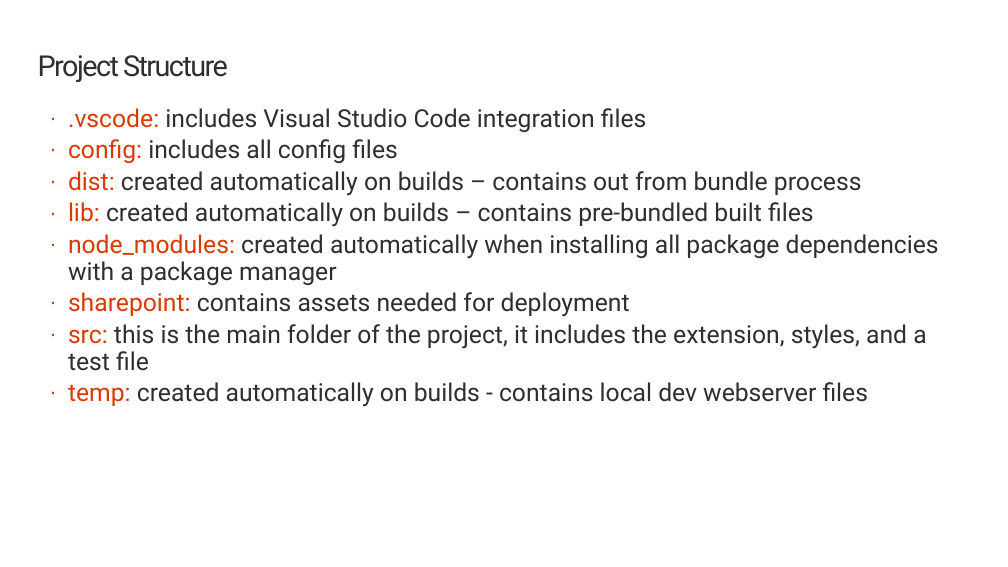
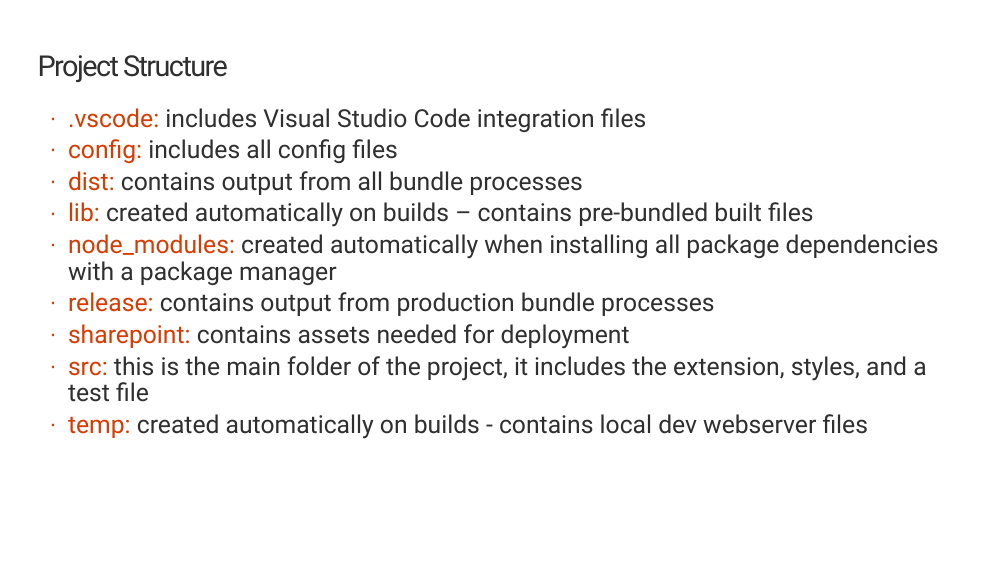
Before and after one commit to SharePoint/sp-dev-training-spfx-extensions, a slide deck: slide 7 of 01 into+appcustomizer.pptx. Drawn at 1008x567 pixels with LibreOffice and Linux fonts; fonts in the diff are those of the drawing; background and template pictures are left out. Boxes give left, top, right and bottom in pixels: in the first picture for what was removed or moved away, otherwise in the second. Text is boxed around its words. In the diff, an @@ line names an element or a change of style, - is before the commit and + after.

```diff
--- a/01 into+appcustomizer.pptx
+++ b/01 into+appcustomizer.pptx
@@ text at (68,171,582,195): text changed @@
-· dist: created automatically on builds – contains out from bundle process
+· dist: contains output from all bundle processes
@@ text at (68,292,714,316): paragraph added @@
+· release: contains output from production bundle processes
```
Also in this commit, not shown: 1 other slide changed, 47 other files.
